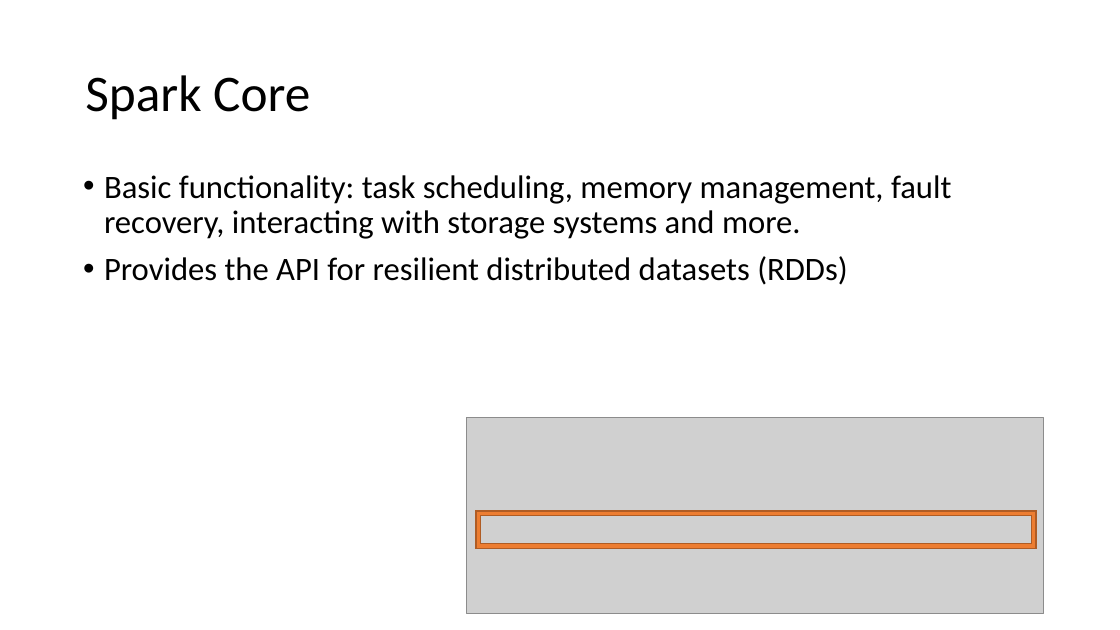
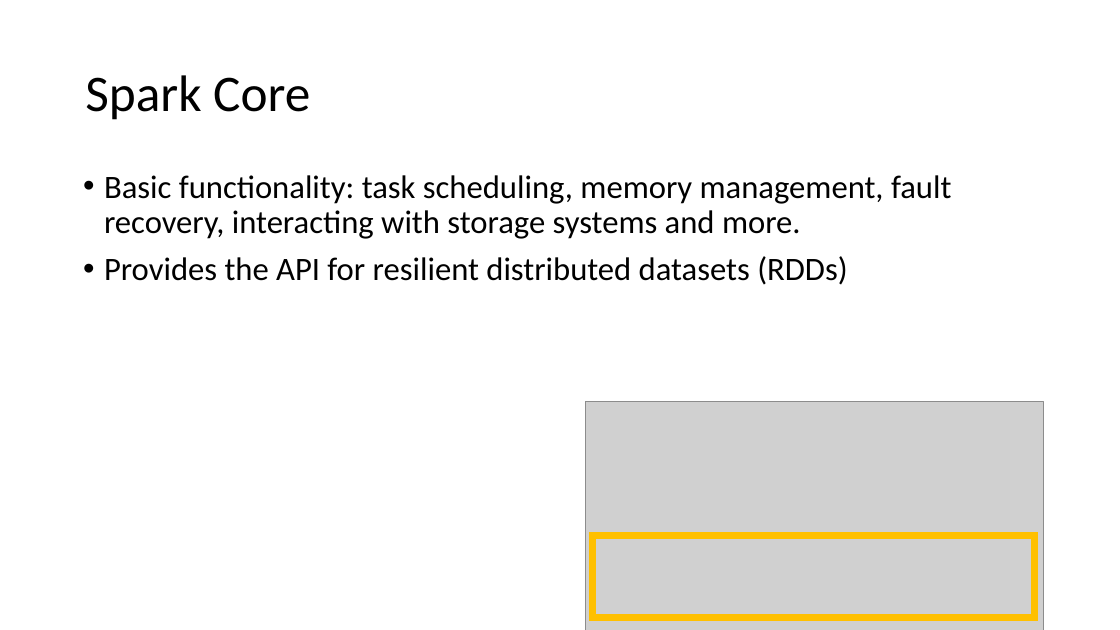
Before and after one commit to MooyoungLee/learn-spark, a slide deck: slide 9 of Presentation/Learning Spark 2017.pptx. Drawn at 1120x630 pixels with LibreOffice and Linux fonts; fonts in the diff are those of the drawing; grey boxes stand for pictures. Boxes give left, top, right and bottom in pixels: in the first picture for what was removed or moved away, otherwise in the second. Text is boxed around its words. In the diff, an @@ line names an element or a change of style, - is before the commit and + after.

```diff
--- a/Presentation/Learning Spark 2017.pptx
+++ b/Presentation/Learning Spark 2017.pptx
@@ picture: place and size @@
-picture at [467,418,1044,613]
+picture at [586,402,1044,630]
@@ frame removed at [476,511,1037,548] @@
@@ rectangle added at [592,535,1034,618], outline #FFC000 6 pt @@
```
Also in this commit, not shown: 22 other slides changed, 8 slides added, 9 slides removed.
